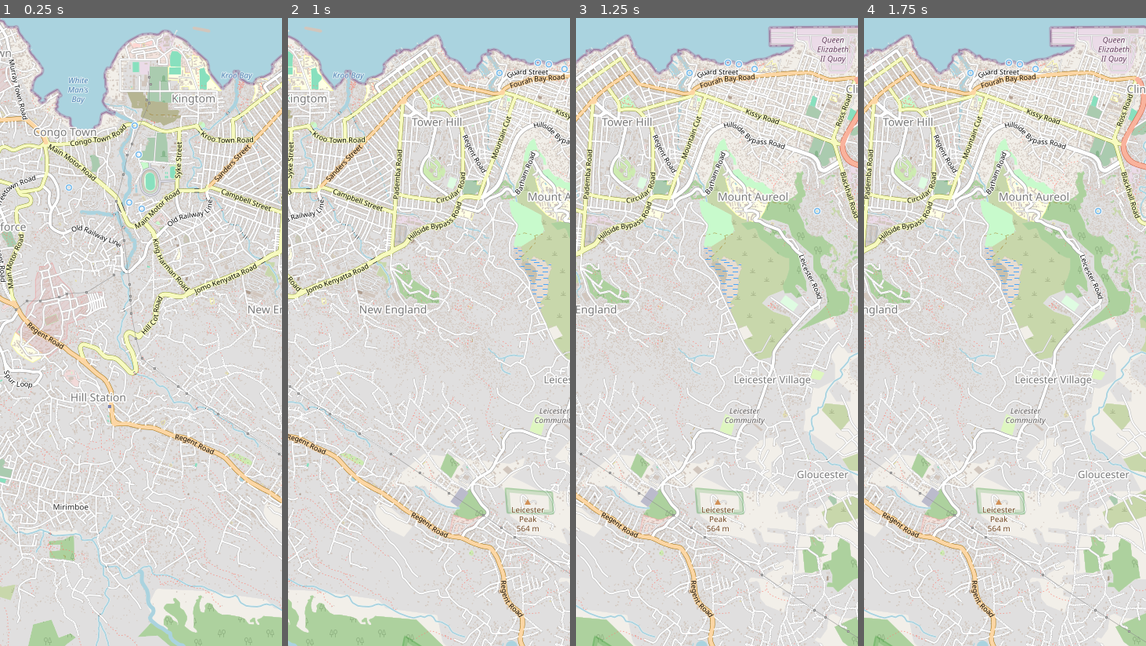
Above: before the commit, frames 1-4 (left to right).
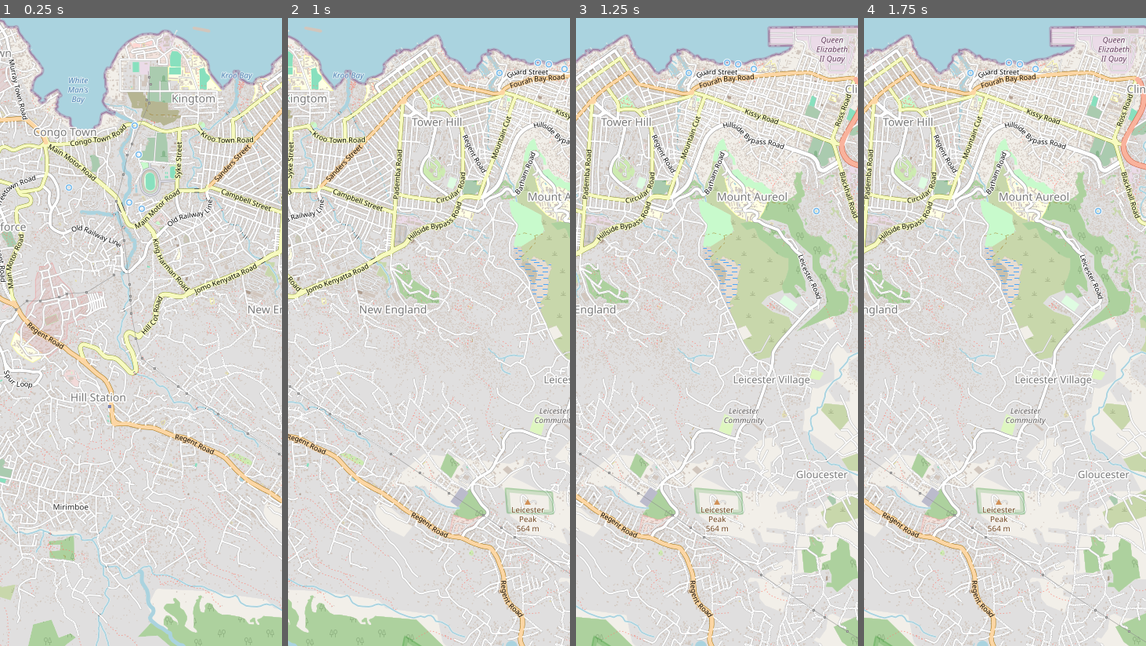
Above: after the commit, the same moments.

Repository: carabowes/Luscinia
Game: Godot game, scene res://scenes/map.tscn
Same seed, same stepped clock (60 frames per second), same inputs: the game is played once before the commit and once after it.
Inputs (mouse positions are in pixels of both pictures, inside the frame that each line leads up to):
- Up to frame 1 (0.25 s): no input
- Up to frame 2 (1 s): tap Enter at 0.5 s; move the mouse to (491, 300) at 0.52 s; hold D from 0.53 s (still down); hold 1 from 0.53 s (still down); click (491, 300) at 0.67 s
- Up to frame 3 (1.25 s): keep holding D; keep holding 1
- Up to frame 4 (1.75 s): release D at 1.25 s; release 1 at 1.25 s; drag from (948, 363) to (990, 457) at 1.27 s

Frames 1-2 are identical in both runs. In frame 3, 17% of the frame differs, in the area x 0-100%, y 1-100%; in frame 4, nothing differs.
Error after the commit: Parse Error: Class "TaskInstance" hides a global script class. (res://Scripts/Resources/task_instance.gd:1)

Commit message:
Task Widgets Displaying Properly on Map
Refs #50

Task widgets spawn in the correct position on the map according to their
task data.
They also resize correctly when zoomed in.
They also change level of detail to medium at a certain threshold of
zoom.
There is currently an issue with the scaling of the high level of detail
that needs to be fixed.
In the future this will also need to be hooked up to some sort of task
manager as a place to get the task data from.

Diff:
--- /dev/null
+++ b/luscinia/TaskData/task_instance_test.tres
@@ -0,0 +1,14 @@
+[gd_resource type="Resource" script_class="TaskInstance" load_steps=3 format=3 uid="uid://b1agtkgg8njxh"]
+
+[ext_resource type="Script" path="res://Scripts/Resources/task_instance.gd" id="1_y53ij"]
+[ext_resource type="Resource" uid="uid://dhlk7klo8dvp1" path="res://TaskData/test_task_data.tres" id="2_7emoc"]
+
+[resource]
+script = ExtResource("1_y53ij")
+task_data = ExtResource("2_7emoc")
+current_status = 0
+current_progress = 3
+extra_time = 0
+current_location = Vector2(600, 400)
+is_completed = false
+actual_resources = {}
--- /dev/null
+++ b/luscinia/TaskData/task_instance_test2.tres
@@ -0,0 +1,14 @@
+[gd_resource type="Resource" script_class="TaskInstance" load_steps=3 format=3 uid="uid://ckr2e6c3w2rhw"]
+
+[ext_resource type="Script" path="res://Scripts/Resources/task_instance.gd" id="1_vnaqa"]
+[ext_resource type="Resource" uid="uid://dhlk7klo8dvp1" path="res://TaskData/test_task_data.tres" id="2_gli6e"]
+
+[resource]
+script = ExtResource("1_vnaqa")
+task_data = ExtResource("2_gli6e")
+current_status = 0
+current_progress = 7
+extra_time = 0
+current_location = Vector2(1500, 700)
+is_completed = false
+actual_resources = {}
--- a/luscinia/scenes/map.tscn
+++ b/luscinia/scenes/map.tscn
@@ -1,10 +1,24 @@
-[gd_scene load_steps=3 format=3 uid="uid://djfodjryat72c"]
+[gd_scene load_steps=7 format=3 uid="uid://djfodjryat72c"]
 
-[ext_resource type="Script" path="res://Scripts/UI/map.gd" id="1_035y5"]
+[ext_resource type="Script" path="res://Scripts/UI/map_controller.gd" id="1_035y5"]
+[ext_resource type="Script" path="res://Scripts/UI/map_tasks.gd" id="1_fg3x3"]
 [ext_resource type="Texture2D" uid="uid://c5tv206f6s8ns" path="res://Sprites/freetownmap.png" id="1_lett5"]
+[ext_resource type="Script" path="res://Scripts/Resources/task_instance.gd" id="2_lc1ul"]
+[ext_resource type="Resource" uid="uid://b1agtkgg8njxh" path="res://TaskData/task_instance_test.tres" id="3_53koh"]
+[ext_resource type="Resource" uid="uid://ckr2e6c3w2rhw" path="res://TaskData/task_instance_test2.tres" id="4_5422a"]
 
-[node name="MapView" type="Control"]
+[node name="Map" type="Control"]
 layout_mode = 3
+anchors_preset = 0
+offset_right = 40.0
+offset_bottom = 40.0
+script = ExtResource("1_fg3x3")
+task_instance = Array[ExtResource("2_lc1ul")]([ExtResource("3_53koh"), ExtResource("4_5422a")])
+widget_size = 0.8
+zoom_level_medium_detail = 1.5
+
+[node name="MapView" type="Control" parent="."]
+layout_mode = 1
 anchors_preset = 15
 anchor_right = 1.0
 anchor_bottom = 1.0
@@ -12,8 +26,9 @@
 grow_vertical = 2
 mouse_filter = 2
 script = ExtResource("1_035y5")
+max_zoom = 4.0
 
-[node name="MapTexture" type="TextureRect" parent="."]
+[node name="MapTexture" type="TextureRect" parent="MapView"]
 layout_mode = 1
 anchors_preset = 8
 anchor_left = 0.5
--- a/luscinia/scripts/ui/map.gd
+++ b/luscinia/scripts/ui/map_controller.gd
@@ -5,6 +5,8 @@
 @export var max_zoom : float = 2.0
 @export var pan_speed : float = 500
 @onready var map = $MapTexture
+
+signal zoom_changed
 
 var current_scale : float = 1
 var is_dragging = false
@@ -58,6 +60,9 @@
 	map.scale = Vector2.ONE * current_scale
 	var focal_point_delta = local_mouse_position * (scale_ratio - 1)
 	map.position -= focal_point_delta
+
+	zoom_changed.emit()
+
 	clamp_position()
 
 
--- /dev/null
+++ b/luscinia/scripts/ui/map_tasks.gd
@@ -0,0 +1,33 @@
+extends Node
+
+# This will be removed and changed with some sort of reference to the singleton task manager once available.
+@export var task_instance : Array[TaskInstance]
+@export var widget_size : float
+@export var zoom_level_medium_detail : float
+
+var task_widgets : Array[TaskWidget]
+var task_widget_prefab = "res://scenes/task_widget.tscn"
+
+
+func _ready() -> void:
+	generate_widgets()
+	$MapView.zoom_changed.connect(render_widgets)
+
+
+func generate_widgets():
+	for task in task_instance:
+		var task_widget_instance : TaskWidget = load(task_widget_prefab).instantiate()
+		task_widget_instance.task_info = task
+		task_widget_instance.position = task.current_location
+		$MapView/MapTexture.add_child(task_widget_instance)
+		task_widgets.append(task_widget_instance)
+
+
+func render_widgets():
+	for widget in task_widgets:
+		var current_scale = $MapView.current_scale
+		widget.scale = Vector2.ONE * widget_size / current_scale
+		if(current_scale >= zoom_level_medium_detail):
+			widget.set_level_of_detail(widget.LevelOfDetail.MEDIUM)
+		else:
+			widget.set_level_of_detail(widget.LevelOfDetail.LOW)
--- a/luscinia/scripts/ui/task_widget.gd
+++ b/luscinia/scripts/ui/task_widget.gd
@@ -1,3 +1,4 @@
+class_name TaskWidget
 extends Control
 
 #Anywhere the acronym lod has been used, just means level of detail
@@ -46,6 +47,7 @@
 
 
 func set_task_info():
+	print("Setting task info!")
 	$WidgetBackground/InfoMarginContrainer/WidgetInfo/TaskInfoHigh/TaskInfoContainer/TaskInfoLabel.text = task_info.task_data.name
 	$WidgetBackground/TaskInfoMed.text = task_info.task_data.name
 	$WidgetBackground/InfoMarginContrainer/WidgetInfo/IconInfoMargin/IconInfoContainer/TaskIcon.texture = task_info.task_data.icon
